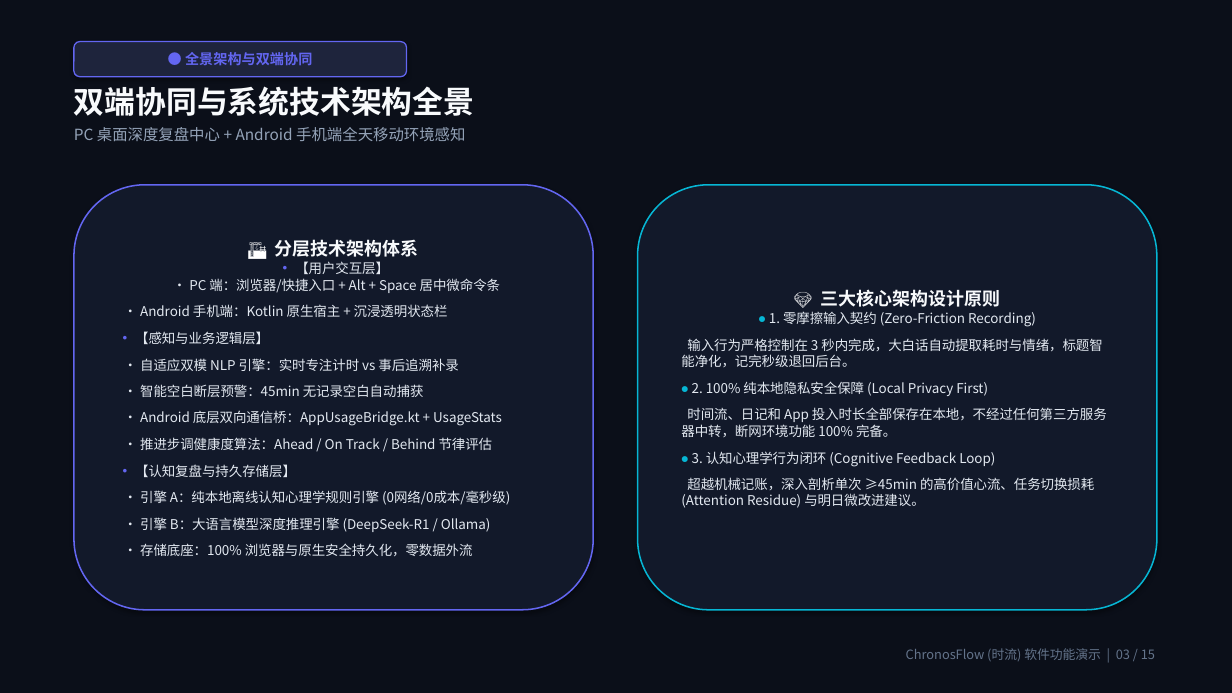
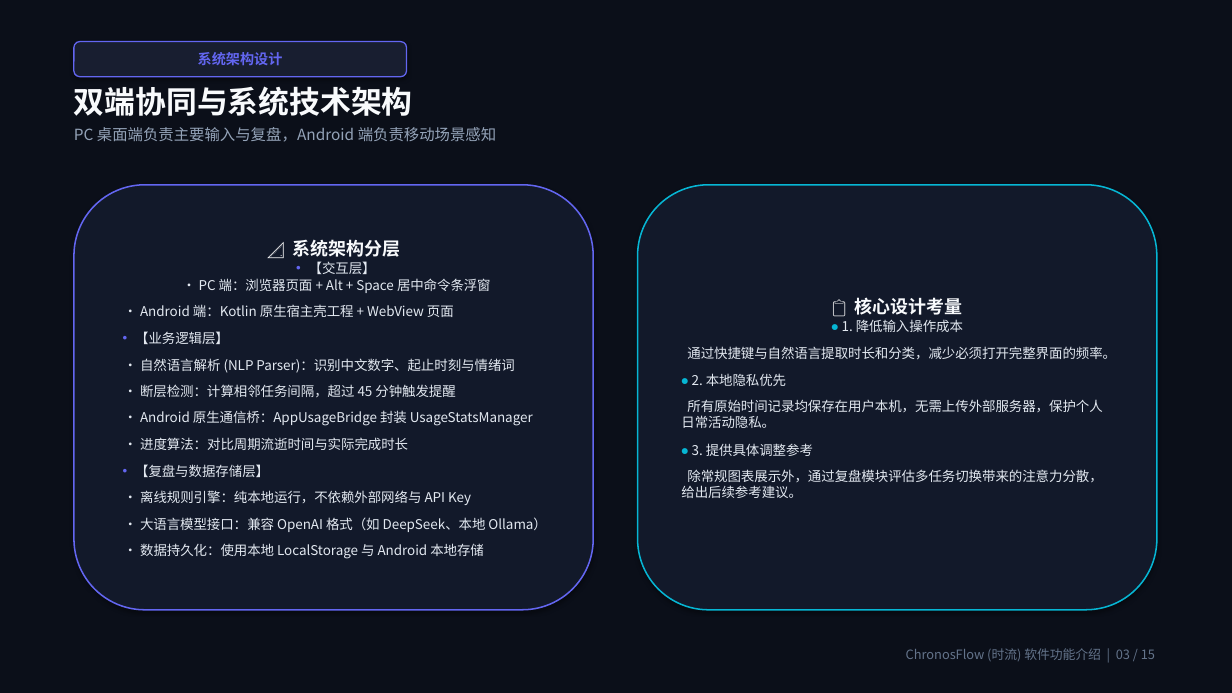
Before and after one commit to Citrus0914/ChronosFlow, a slide deck: slide 3 of 演示文稿/ChronosFlow软件功能全景介绍.pptx. Drawn at 1232x693 pixels with LibreOffice and Linux fonts; fonts in the diff are those of the drawing. Boxes give left, top, right and bottom in pixels: in the first picture for what was removed or moved away, otherwise in the second. Text is boxed around its words. In the diff, an @@ line names an element or a change of style, - is before the commit and + after.

Commit message:
style: 去除演示文稿中的夸张用语，调整为客观平实的工程技术表述

```diff
--- a/演示文稿/ChronosFlow软件功能全景介绍.pptx
+++ b/演示文稿/ChronosFlow软件功能全景介绍.pptx
@@ rounded rectangle "系统架构设计" at (74, 42, 407, 77): fill #1E243C to #181E30 @@
@@ text in rounded rectangle at (198, 52, 283, 65): text changed @@
-● 全景架构与双端协同
+系统架构设计
@@ text at (74, 86, 496, 142): text changed @@
-双端协同与系统技术架构全景
-PC 桌面深度复盘中心 + Android 手机端全天移动环境感知
+双端协同与系统技术架构
+PC 桌面端负责主要输入与复盘，Android 端负责移动场景感知
@@ text in rounded rectangle at (135, 239, 546, 559): text changed @@
-🏗️ 分层技术架构体系
-• 【用户交互层】
-• PC 端：浏览器/快捷入口 + Alt + Space 居中微命令条
-• Android 手机端：Kotlin 原生宿主 + 沉浸透明状态栏
-• 【感知与业务逻辑层】
-• 自适应双模 NLP 引擎：实时专注计时 vs 事后追溯补录
-• 智能空白断层预警：45min 无记录空白自动捕获
-• Android 底层双向通信桥：AppUsageBridge.kt + UsageStats
-• 推进步调健康度算法：Ahead / On Track / Behind 节律评估
-• 【认知复盘与持久存储层】
-• 引擎 A：纯本地离线认知心理学规则引擎 (0网络/0成本/毫秒级)
-• 引擎 B：大语言模型深度推理引擎 (DeepSeek-R1 / Ollama)
-• 存储底座：100% 浏览器与原生安全持久化，零数据外流
+📐 系统架构分层
+• 【交互层】
+• PC 端：浏览器页面 + Alt + Space 居中命令条浮窗
+• Android 端：Kotlin 原生宿主壳工程 + WebView 页面
+• 【业务逻辑层】
+• 自然语言解析 (NLP Parser)：识别中文数字、起止时刻与情绪词
+• 断层检测：计算相邻任务间隔，超过 45 分钟触发提醒
+• Android 原生通信桥：AppUsageBridge 封装 UsageStatsManager
+• 进度算法：对比周期流逝时间与实际完成时长
+• 【复盘与数据存储层】
+• 离线规则引擎：纯本地运行，不依赖外部网络与 API Key
+• 大语言模型接口：兼容 OpenAI 格式（如 DeepSeek、本地 Ollama）
+• 数据持久化：使用本地 LocalStorage 与 Android 本地存储
@@ text in rounded rectangle at (681, 297, 1116, 498): text changed @@
-💎 三大核心架构设计原则
-• 1. 零摩擦输入契约 (Zero-Friction Recording)
-输入行为严格控制在 3 秒内完成，大白话自动提取耗时与情绪，标题智能净化，记完秒级退回后台。
-• 2. 100% 纯本地隐私安全保障 (Local Privacy First)
-时间流、日记和 App 投入时长全部保存在本地，不经过任何第三方服务器中转，断网环境功能 100% 完备。
-• 3. 认知心理学行为闭环 (Cognitive Feedback Loop)
-超越机械记账，深入剖析单次 ≥45min 的高价值心流、任务切换损耗 (Attention Residue) 与明日微改进建议。
+📋 核心设计考量
+• 1. 降低输入操作成本
+通过快捷键与自然语言提取时长和分类，减少必须打开完整界面的频率。
+• 2. 本地隐私优先
+所有原始时间记录均保存在用户本机，无需上传外部服务器，保护个人日常活动隐私。
+• 3. 提供具体调整参考
+除常规图表展示外，通过复盘模块评估多任务切换带来的注意力分散，给出后续参考建议。
@@ text at (906, 648, 1155, 661): text changed @@
-ChronosFlow (时流) 软件功能演示 | 03 / 15
+ChronosFlow (时流) 软件功能介绍 | 03 / 15
```
Also in this commit, not shown: 14 other slides changed, 4 other files.
